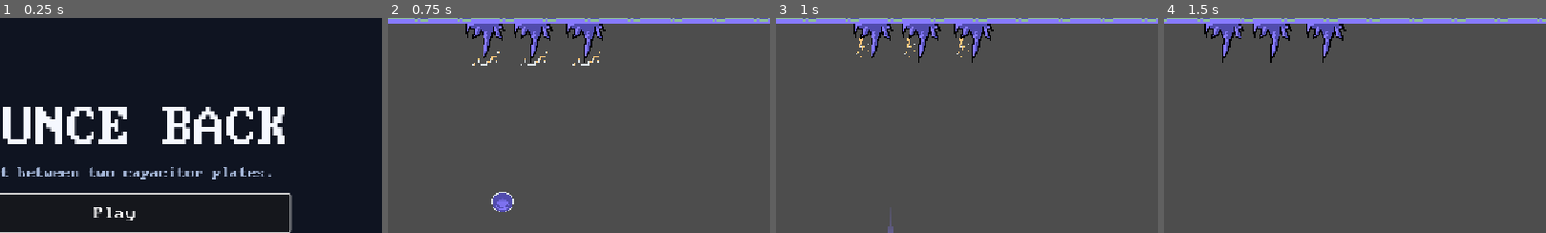
Above: before the commit, frames 1-4 (left to right).
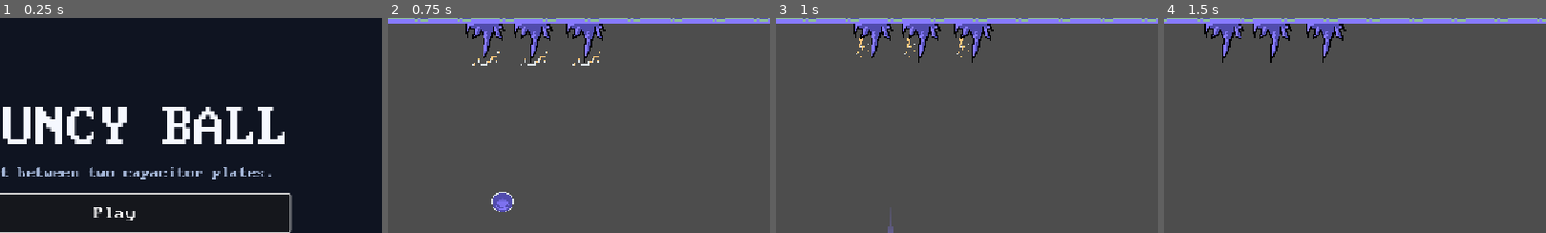
Above: after the commit, the same moments.

Repository: Unknown-device/Haven-game
Game: Godot game, scene res://ui/main_menu.tscn
Same seed, same stepped clock (60 frames per second), same inputs: the game is played once before the commit and once after it. Sound files missing from this copy of the repository are replaced by a short silence.
Inputs (mouse positions are % of the whole screen's width and height, from its top left):
- Up to frame 1 (0.25 s): no input
- Up to frame 2 (0.75 s): click "Play" at 0.5 s
- Up to frame 3 (1 s): no input
- Up to frame 4 (1.5 s): tap Enter (ui_accept) at 1.25 s; move the mouse to (72, 45) at 1.27 s; hold Right (ui_right) from 1.28 s (still down); click (72, 45) at 1.42 s
The pictures show only the part of the screen within x 35-85%, y 9-59%; the shares and areas given below are measured in that part.

The runs differ from the first frame. In frame 1, 1.4% of the frame differs, in the area x 25-75%, y 41-59%; in frame 2, nothing differs; in frame 3, nothing differs; in frame 4, nothing differs.

Commit message:
finalllv2nrhcstirentcsrnhitnre

Diff:
--- a/ui/main_menu.tscn
+++ b/ui/main_menu.tscn
@@ -39,7 +39,7 @@
 theme_override_colors/font_color = Color(0.96, 0.97, 1, 1)
 theme_override_fonts/font = ExtResource("2_0dkrt")
 theme_override_font_sizes/font_size = 72
-text = "BOUNCE BACK"
+text = "BOUNCY BALL"
 horizontal_alignment = 1
 
 [node name="Subtitle" type="Label" parent="CenterContainer/VBoxContainer" unique_id=1668600295]
Not shown: 1 places in ui/main_menu.tscn that only renumber resources
